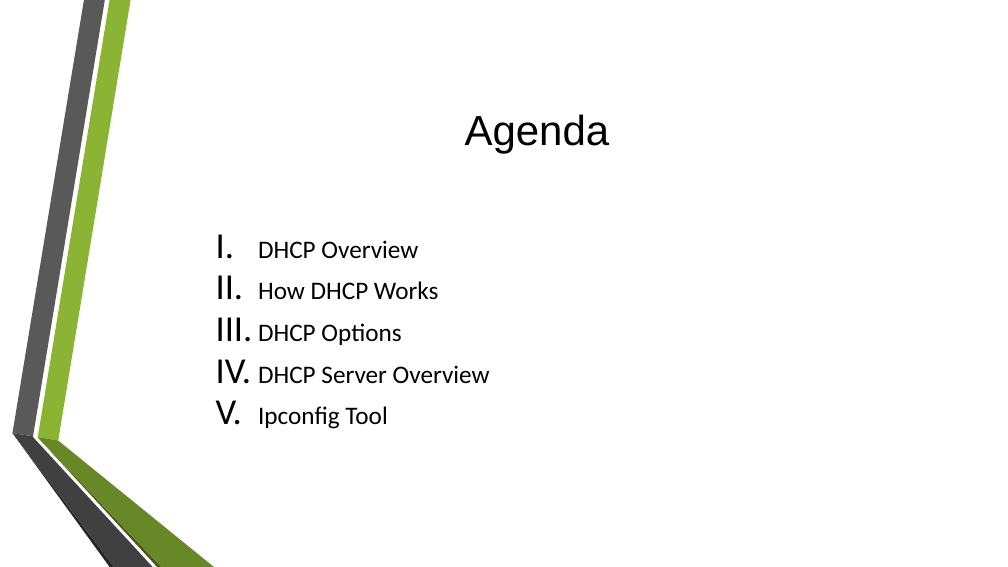
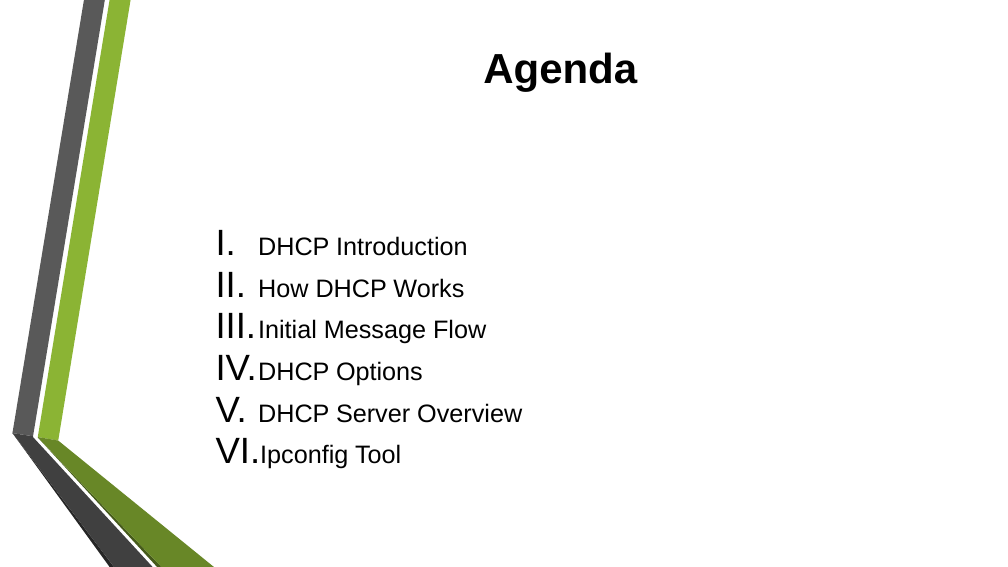
Before and after one commit to tiendatdk3493/Tai_Lieu, a slide deck: slide 2 of Dynamic Host Configuration Protocol (DHCP) Overview.pptx. Drawn at 1008x567 pixels with LibreOffice and Linux fonts; fonts in the diff are those of the drawing; background and template pictures are left out. Boxes give left, top, right and bottom in pixels: in the first picture for what was removed or moved away, otherwise in the second. Text is boxed around its words. In the diff, an @@ line names an element or a change of style, - is before the commit and + after.

Commit message:
DHCP

```diff
--- a/Dynamic Host Configuration Protocol (DHCP) Overview.pptx
+++ b/Dynamic Host Configuration Protocol (DHCP) Overview.pptx
@@ title "Agenda" moved from (x1=465, y1=114, x2=610, y2=154) to (x1=483, y1=52, x2=637, y2=91) @@
@@ title "Agenda" at (x1=483, y1=52, x2=637, y2=91): bold on @@
@@ text at (x1=258, y1=236, x2=468, y2=256): text changed; font Calibri to Arial @@
-I. DHCP Overview
+I. DHCP Introduction
@@ text at (x1=258, y1=278, x2=522, y2=469): font Calibri to Arial in "How DHCP Works", "DHCP Options", "DHCP Server Overview", "Ipconfig Tool" @@
@@ text at (x1=258, y1=319, x2=486, y2=344): paragraph added @@
+III. Initial Message Flow
```
Also in this commit, not shown: 1 other slide changed, 17 slides added, 5 other files.
